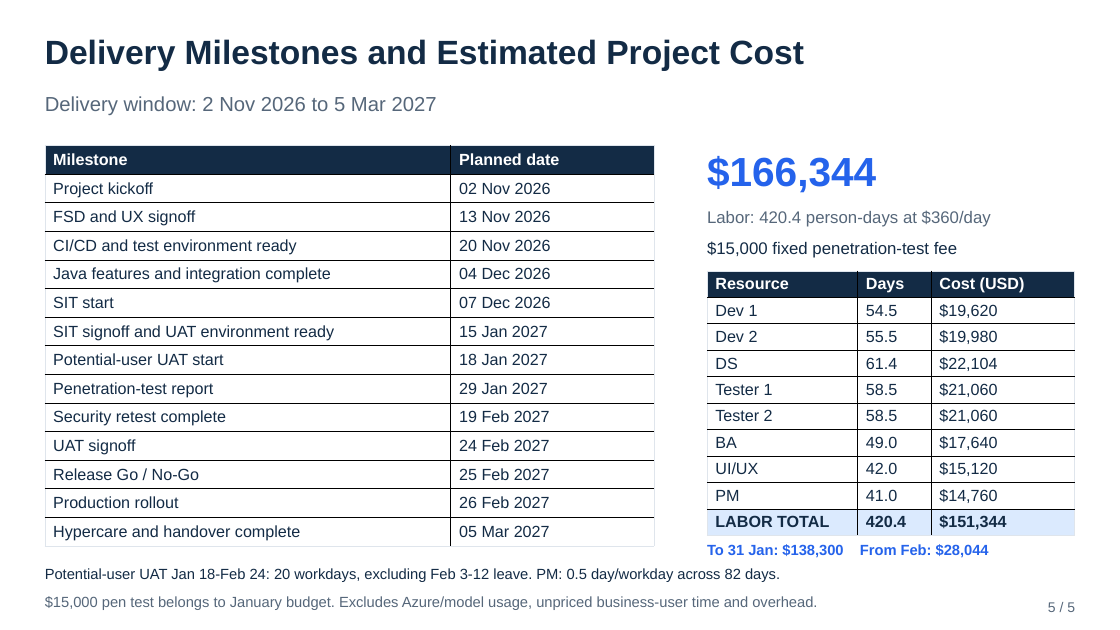
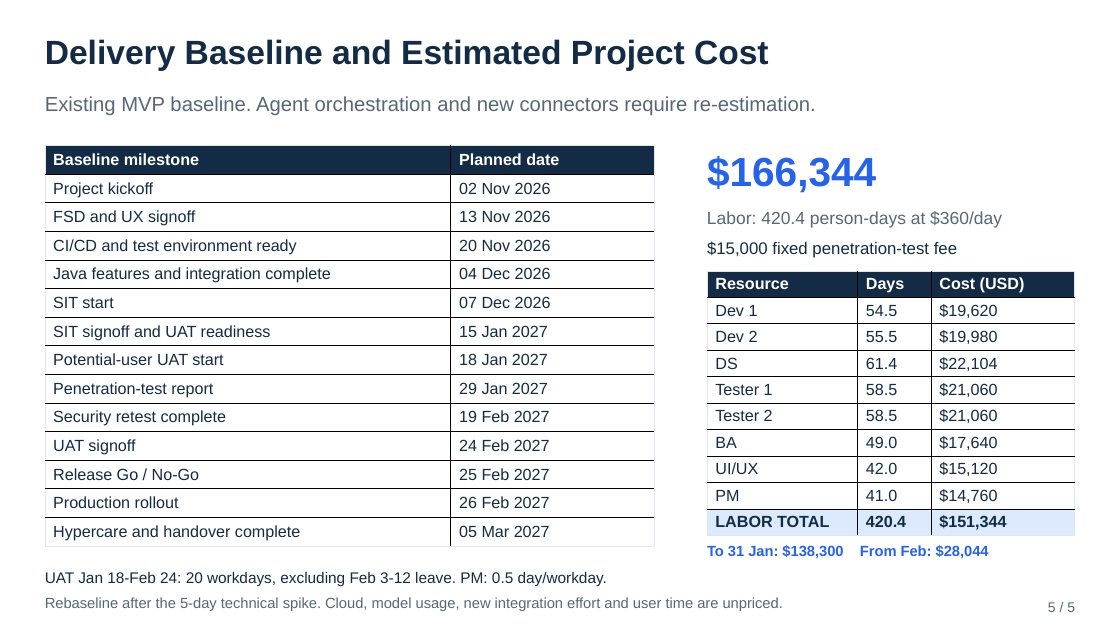
Before and after one commit to realAaronWu/aam, a slide deck: slide 5 of docs/presentations/aam-project-overview-mvp.pptx. Drawn at 1120x630 pixels with LibreOffice and Linux fonts; fonts in the diff are those of the drawing. Boxes give left, top, right and bottom in pixels: in the first picture for what was removed or moved away, otherwise in the second. Text is boxed around its words. In the diff, an @@ line names an element or a change of style, - is before the commit and + after.

Commit message:
docs: publish agent-centered Workbuddy architecture and overview

```diff
--- a/docs/presentations/aam-project-overview-mvp.pptx
+++ b/docs/presentations/aam-project-overview-mvp.pptx
@@ text at (x1=45, y1=39, x2=769, y2=70): text changed @@
-Delivery Milestones and Estimated Project Cost
+Delivery Baseline and Estimated Project Cost
@@ text at (x1=45, y1=96, x2=816, y2=115): text changed @@
-Delivery window: 2 Nov 2026 to 5 Mar 2027
+Existing MVP baseline. Agent orchestration and new connectors require re-estimation.
@@ table at (x1=45, y1=146, x2=654, y2=546) @@
-row 1, column 1: Milestone
+row 1, column 1: Baseline milestone
-row 7, column 1: SIT signoff and UAT environment ready
+row 7, column 1: SIT signoff and UAT readiness
@@ text "Labor: 420.4 person-days at $360/day" at (x1=707, y1=211, x2=1002, y2=228): size 18 to 18.8 pt @@
@@ text at (x1=45, y1=572, x2=607, y2=586): text changed; size 15.8 to 16.5 pt @@
-Potential-user UAT Jan 18-Feb 24: 20 workdays, excluding Feb 3-12 leave. PM: 0.5 day/workday across 82 days.
+UAT Jan 18-Feb 24: 20 workdays, excluding Feb 3-12 leave. PM: 0.5 day/workday.
@@ text at (x1=45, y1=597, x2=783, y2=611): text changed @@
-$15,000 pen test belongs to January budget. Excludes Azure/model usage, unpriced business-user time and overhead.
+Rebaseline after the 5-day technical spike. Cloud, model usage, new integration effort and user time are unpriced.
```
Also in this commit, not shown: 4 slides added, 4 slides removed, 3 other files.
